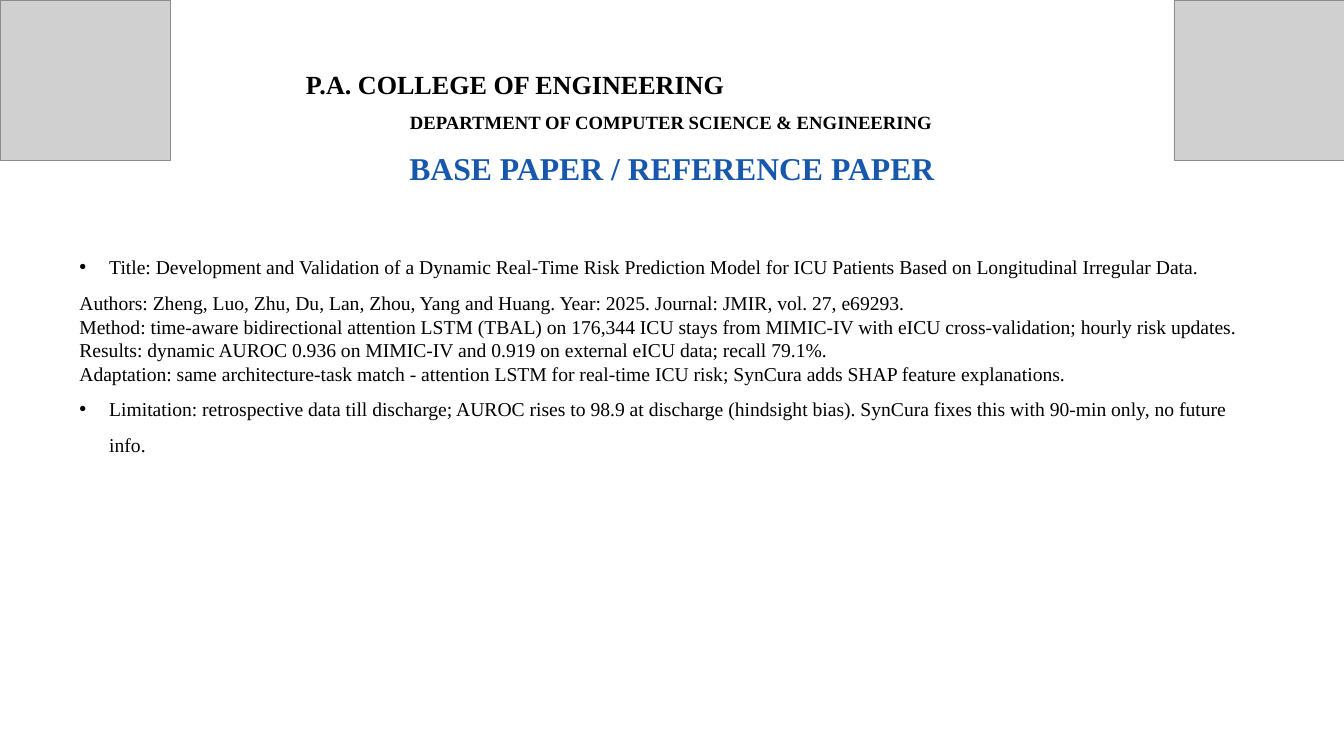
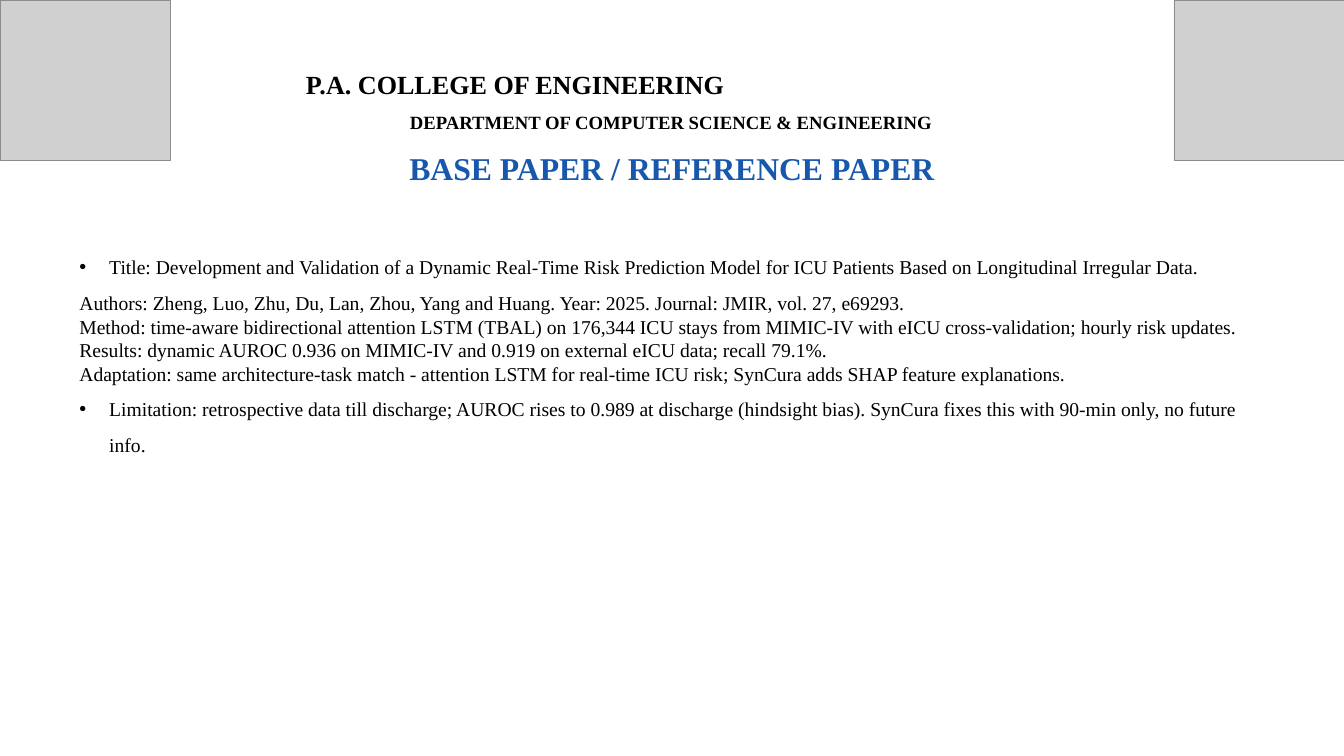
Before and after one commit to Dinaltium/SynCura, a slide deck: slide 5 of ppt/SynCura_Deck_V2.pptx. Drawn at 1344x756 pixels with LibreOffice and Linux fonts; fonts in the diff are those of the drawing; grey boxes stand for pictures. Boxes give left, top, right and bottom in pixels: in the first picture for what was removed or moved away, otherwise in the second. Text is boxed around its words. In the diff, an @@ line names an element or a change of style, - is before the commit and + after.

```diff
--- a/ppt/SynCura_Deck_V2.pptx
+++ b/ppt/SynCura_Deck_V2.pptx
@@ text at <box>109,402,1236,453</box>: text changed @@
-• Limitation: retrospective data till discharge; AUROC rises to 98.9 at discharge (hindsight bias). SynCura fixes this with 90-min only, no future info.
+• Limitation: retrospective data till discharge; AUROC rises to 0.989 at discharge (hindsight bias). SynCura fixes this with 90-min only, no future info.
```
Also in this commit, not shown: 8 other slides changed, 2 other files.
